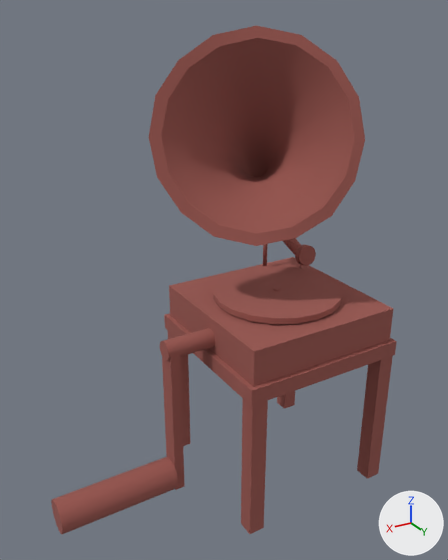
The glTF model Assets/Bar/Grammophon.glb as it was, and as the next commit left it.
Rendered twice from a 50 mm lens placed at (0.454, 1.39, 1.297), pointed at (-0.383, -0.004, 0.6). Every picture has the same lights, and +X, +Y and +Z are marked at lower right. Where no turn or scale is listed for an object, it has been applied to the vertices.
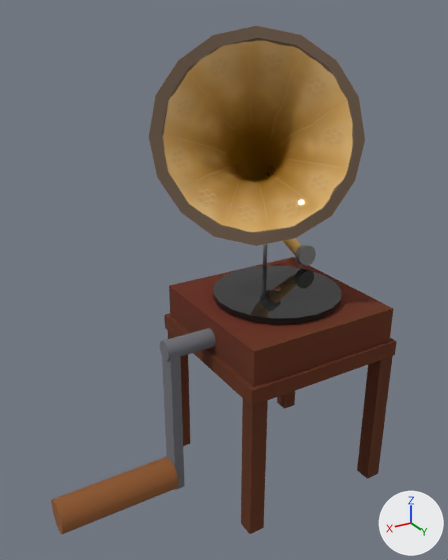
What differs and where, as boxes (x1, y1, x2, y2) in the pictures (448 x 560 px):
'Cylinder.006', surface changed: (51, 25, 397, 534) in both

Edits to the bpy script that builds the scene:
```text
Add img_matgrammo_roughness:
    img_matgrammo_roughness = load_image('MatGrammo_Roughness', '_unpacked/MatGrammo_Roughness', 512, 512, 'Non-Color')
Add img_matgrammo_basecolor:
    img_matgrammo_basecolor = load_image('MatGrammo_BaseColor', '_unpacked/MatGrammo_BaseColor', 512, 512, 'sRGB')
Change mat_matgrammo:
    remove # nodes: BsdfPrincipled, OutputMaterial
    remove # colours: brown #9a5750
    nodes: BsdfPrincipled, Math, OutputMaterial, SeparateColor, TexImage x2
    uses the picture img_matgrammo_basecolor
    uses the picture img_matgrammo_roughness
```
